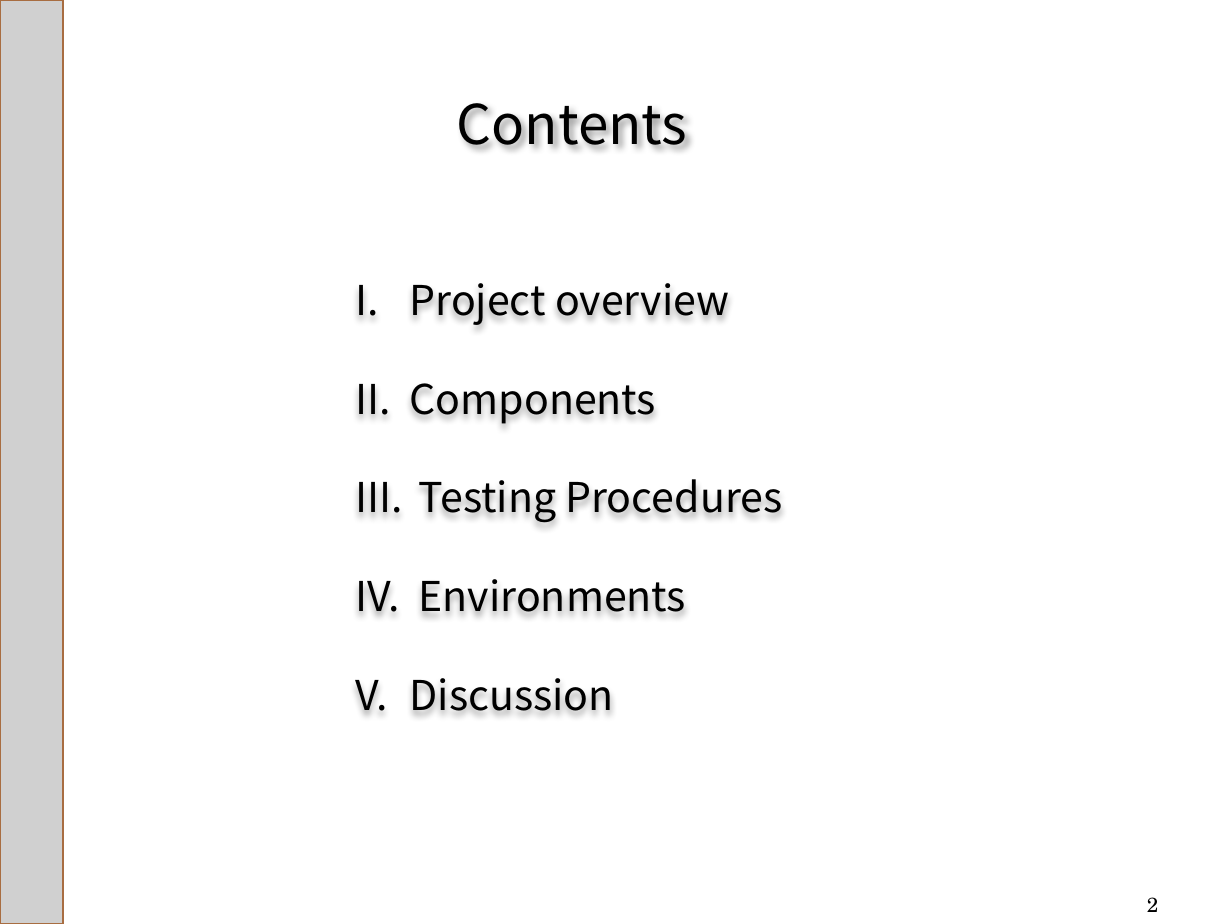
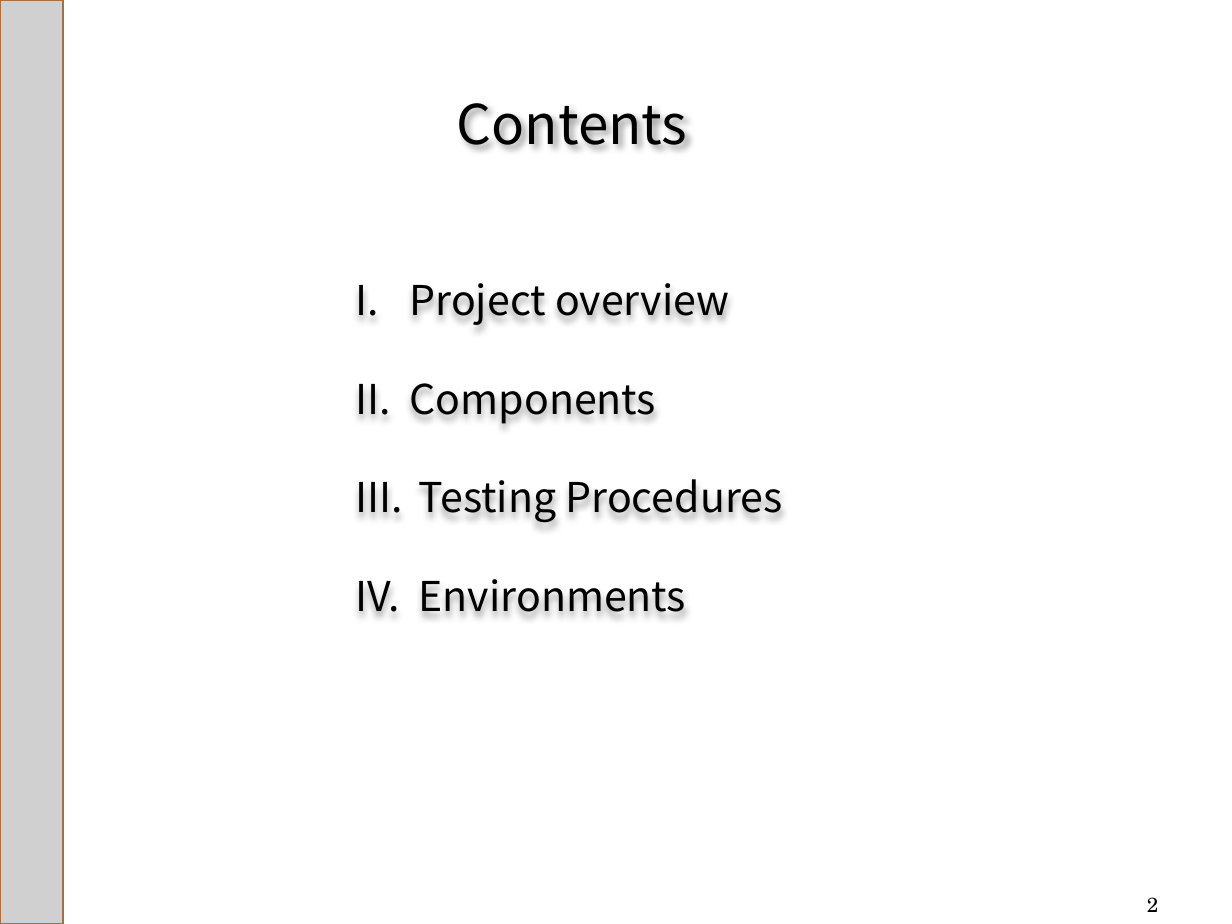
Before and after one commit to hdbaek/NotUsed, a slide deck: slide 2 of AgendaHandling.pptx. Drawn at 1232x924 pixels with LibreOffice and Linux fonts; fonts in the diff are those of the drawing; grey boxes stand for pictures; background and template pictures are left out. Boxes give left, top, right and bottom in pixels: in the first picture for what was removed or moved away, otherwise in the second. Text is boxed around its words. In the diff, an @@ line names an element or a change of style, - is before the commit and + after.

```diff
--- a/AgendaHandling.pptx
+++ b/AgendaHandling.pptx
@@ text at bbox=[410, 678, 614, 711]: paragraph removed @@
-V. Discussion
```
Also in this commit, not shown: 2 other slides changed, 1 slide removed.
